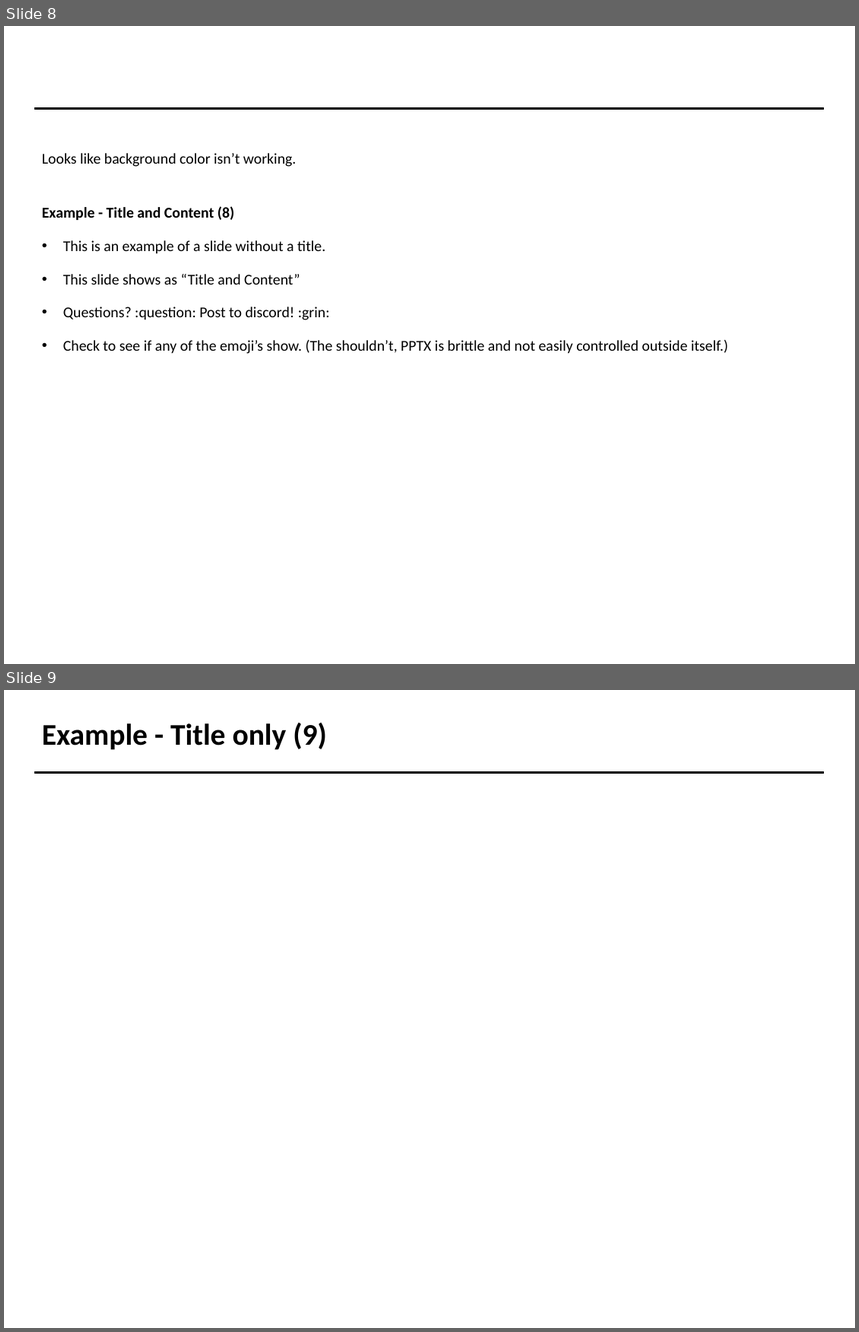
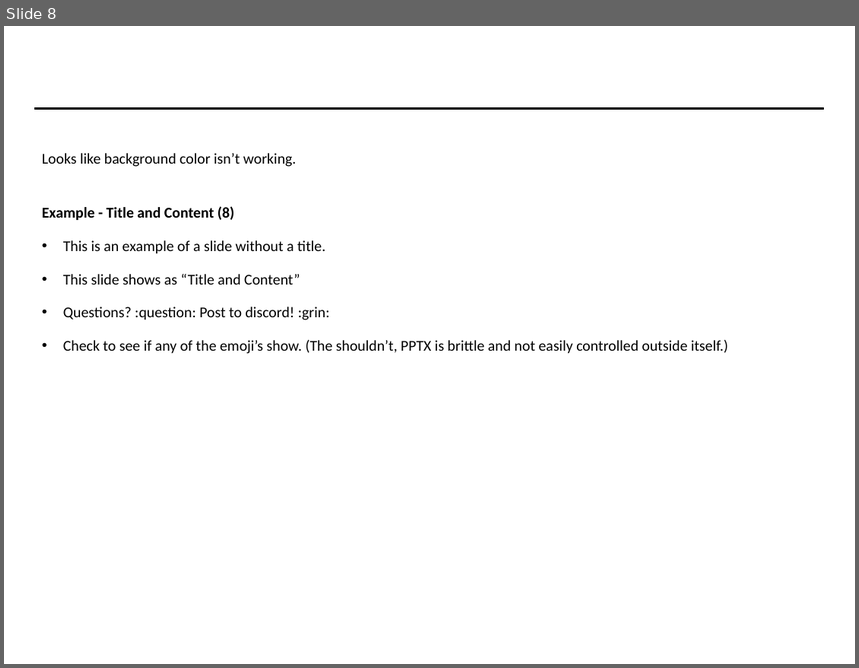
Before and after one commit to vcu-ssg/ssg-vcu-bofa-sandbox, a slide deck: study1.pptx. Shown one above the other, each under a label of ours: slides 8 and 9 before the commit, slide 8 after it. The pictures are 859x1332 and 859x668 pixels, drawn with LibreOffice and Linux fonts; fonts in the diff are those of the drawing; background and template pictures are left out. Boxes give left, top, right and bottom in pixels: in the first picture for what was removed or moved away, otherwise in the second. Text is boxed around its words. In the diff, an @@ line names an element or a change of style, - is before the commit and + after.

```diff
--- a/study1.pptx
+++ b/study1.pptx
@@ slide 9 removed at bbox=[4, 690, 855, 1328], background #FFFFFF; not listed: 1 template element that a slide beside it also shows @@
@@ title removed at bbox=[42, 723, 327, 750] @@
-Example - Title only (9)
```
Also in this commit, not shown: 4 slides added, 1 other file.
